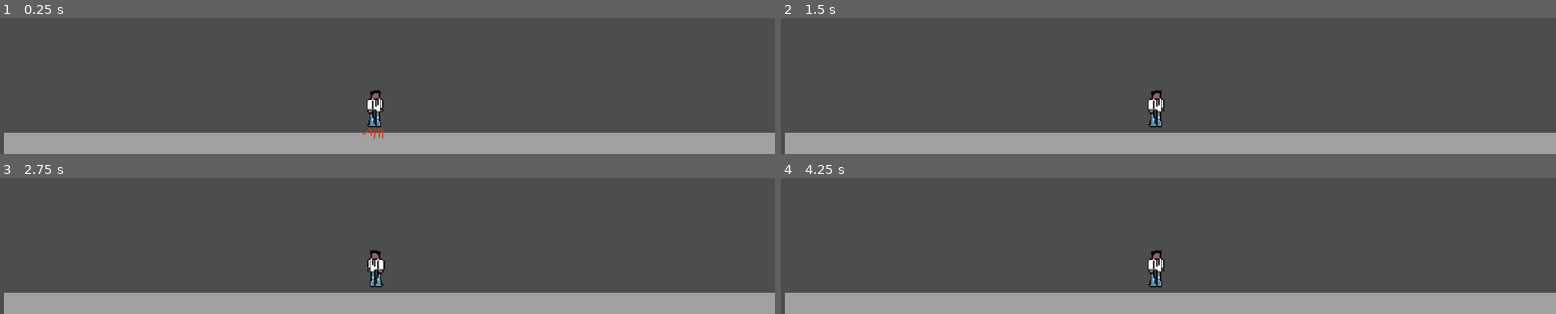
Above: before the commit, frames 1-4 (two rows, left to right).
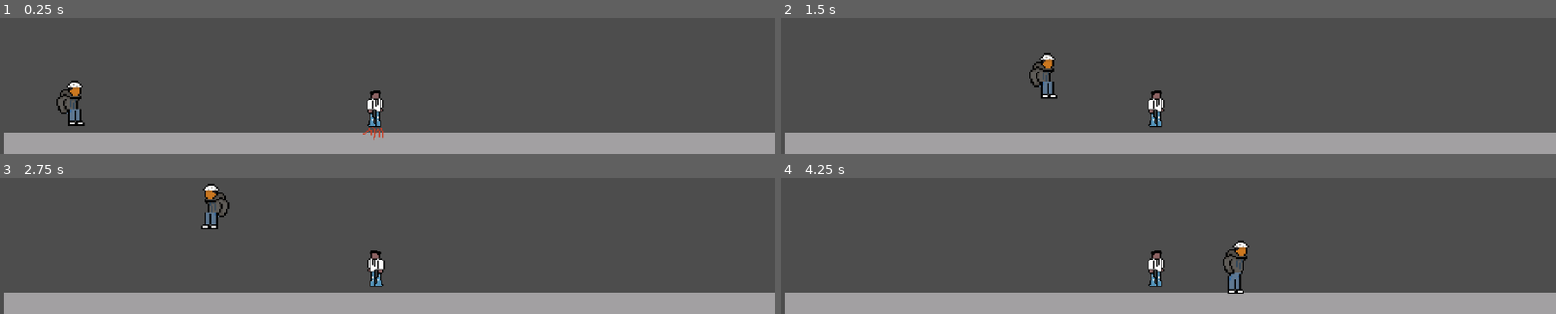
Above: after the commit, the same moments.

Repository: Nivedh-scammer/Western-Smash-College
Game: Godot game, scene res://scene/game.tscn
Two runs of this game, one before a commit and one after it. Both use one fixed random seed, a clock stepped at 60 frames per second and the inputs below.
Inputs:
- Up to frame 1 (0.25 s): no input
- Up to frame 2 (1.5 s): tap Enter (ui_accept) at 0.5 s; hold D (Right P1) from 0.53 s (still down); tap Q (Stun P1) at 0.6 s; tap W (Jump P1) at 0.77, 0.8, 1.07, 1.35 s
- Up to frame 3 (2.75 s): tap W (Jump P1) at 1.52, 1.82, 2.3 s; tap Q (Stun P1) at 1.55 s; release D (Right P1) at 2.03 s; hold A (Left P1) from 2.03 s (still down); tap J (Left P2) at 2.1 s
- Up to frame 4 (4.25 s): release A (Left P1) at 2.78 s; hold D (Right P1) from 2.78 s (still down); tap E (Punch P1) at 2.85 s; tap W (Jump P1) at 3.02, 3.32, 3.77, 3.8, 4.07 s; tap Q (Stun P1) at 3.05 s; tap L (Right P2) at 3.6 s

The runs differ from the first frame. In frame 1, 0.5% of the frame differs, in the area x 7-12%, y 46-80%; in frame 2, 0.5%; in frame 3, 0.6%; in frame 4, 0.6%, in the area x 47-61%, y 46-86%.

Commit message:
Bug fixes with the character models CODE

Diff:
--- a/scene/nivedh.gd
+++ b/scene/nivedh.gd
@@ -8,7 +8,6 @@
 var current_health: int = 100
 
 # Action state flags
-var is_stunned: bool = false
 var is_shooting: bool = false
 
 # Damage value for shooting
@@ -28,12 +27,6 @@
 	# Add gravity
 	if not is_on_floor():
 		velocity += get_gravity() * delta
-
-	# Handle stun state
-	if is_stunned:
-		velocity.x = move_toward(velocity.x, 0, SPEED)
-		move_and_slide()
-		return
 
 	# Handle Shoot ("Shoot P2")
 	if Input.is_action_just_pressed("Shoot P2") and not is_shooting:
@@ -87,18 +80,6 @@
 		if shoot_hitbox:
 			shoot_hitbox.disabled = true
 
-func apply_stun(duration: float = 3.0) -> void:
-	if is_stunned:
-		return
-
-	is_stunned = true
-	sprite.modulate = Color(0.6, 0.6, 1.0, 1.0)
-
-	await get_tree().create_timer(duration).timeout
-
-	is_stunned = false
-	sprite.modulate = Color(1.0, 1.0, 1.0, 1.0)
-
 func take_damage(amount: int) -> void:
 	current_health -= amount
 	current_health = max(0, current_health)
--- a/scene/nivedh.tscn
+++ b/scene/nivedh.tscn
@@ -114,7 +114,7 @@
 position = Vector2(5, 2)
 scale = Vector2(0.703125, 0.703125)
 sprite_frames = SubResource("SpriteFrames_v4r3d")
-animation = &"idle"
+animation = &"walk"
 
 [node name="CollisionShape2D" type="CollisionShape2D" parent="Nivedh"]
 position = Vector2(1, 1)
--- a/scene/sam.gd
+++ b/scene/sam.gd
@@ -8,15 +8,11 @@
 var current_health: int = 150
 var punch_damage: int = 30
 
+var is_punching: bool = false
+
 @onready var sprite: AnimatedSprite2D = $AnimatedSprite2D
 @onready var hitbox: Area2D = $Hitbox
 @onready var punch_hitbox: CollisionShape2D = $Hitbox/Punch
-@onready var stun_hitbox_1: CollisionShape2D = $Hitbox/Stun1
-@onready var stun_hitbox_2: CollisionShape2D = $Hitbox/Stun2
-
-# Action state flags
-var is_punching: bool = false
-var is_stunning: bool = false
 
 func _ready() -> void:
 	sprite.animation_finished.connect(_on_animation_finished)
@@ -30,26 +26,22 @@
 		velocity += get_gravity() * delta
 
 	# Handle attacks when grounded/idle
-	if not is_punching and not is_stunning:
+	if not is_punching:
 		if Input.is_action_just_pressed("Punch P1"):
 			is_punching = true
 			velocity.x = 0
 			sprite.play("punch")
-		elif Input.is_action_just_pressed("Stun P1"):
-			is_stunning = true
-			velocity.x = 0
-			sprite.play("stun")
 
 	# Handle jump
 	if Input.is_action_just_pressed("Jump P1") and is_on_floor():
 		velocity.y = JUMP_VELOCITY
-		if not is_punching and not is_stunning:
+		if not is_punching:
 			sprite.play("jump")
 
 	# Movement logic
 	var direction := Input.get_axis("Left P1", "Right P1")
 
-	if not is_punching and not is_stunning:
+	if not is_punching:
 		if direction != 0:
 			velocity.x = direction * SPEED
 			sprite.flip_h = direction < 0
@@ -74,23 +66,14 @@
 		else:
 			sprite.play("Idle")
 	else:
-		if sprite.animation != "jump" and not is_punching and not is_stunning:
+		if sprite.animation != "jump" and not is_punching:
 			sprite.play("jump")
 
 func manage_hitboxes() -> void:
-
 	if sprite.animation == "punch" and sprite.frame == 2:
 		if punch_hitbox: punch_hitbox.disabled = false
 	else:
 		if punch_hitbox: punch_hitbox.disabled = true
-
-
-	if sprite.animation == "stun" and sprite.frame >= 2:
-		if stun_hitbox_1: stun_hitbox_1.disabled = false
-		if stun_hitbox_2: stun_hitbox_2.disabled = false
-	else:
-		if stun_hitbox_1: stun_hitbox_1.disabled = true
-		if stun_hitbox_2: stun_hitbox_2.disabled = true
 
 func take_damage(amount: int) -> void:
 	current_health = max(0, current_health - amount)
@@ -104,10 +87,6 @@
 	if sprite.animation == "punch":
 		is_punching = false
 		manage_hitboxes()
-	elif sprite.animation == "stun":
-		is_stunning = false
-		manage_hitboxes()
-
 
 func _on_hitbox_body_entered(body: Node2D) -> void:
 	if body == self:
@@ -115,5 +94,3 @@
 
 	if is_punching and body.has_method("take_damage"):
 		body.take_damage(punch_damage)
-	elif is_stunning and body.has_method("apply_stun"):
-		body.apply_stun(3.0)
--- a/scene/sam.tscn
+++ b/scene/sam.tscn
@@ -1,10 +1,10 @@
 [gd_scene load_steps=27 format=3 uid="uid://bbxr66ggbbydn"]
 
-[ext_resource type="Texture2D" uid="uid://xhvs1pdmcnax" path="res://assets/characters/characterAnimation/samWalk.png" id="1_5np2g"]
+[ext_resource type="Texture2D" uid="uid://bs4xxbkwd3j6f" path="res://assets/characters/characterAnimation/samWalk.png" id="1_5np2g"]
 [ext_resource type="Script" uid="uid://p3ngcwi1n8n4" path="res://scene/sam.gd" id="1_8d5pb"]
-[ext_resource type="Texture2D" uid="uid://cttjk6mgo6d5m" path="res://assets/characters/characterAnimation/Sam Idle.png" id="2_44c0j"]
-[ext_resource type="Texture2D" uid="uid://da6wplol4t7k5" path="res://assets/characters/characterAnimation/Sam Punch.png" id="2_cshrh"]
-[ext_resource type="Texture2D" uid="uid://dxig18fi6vrii" path="res://assets/characters/characterAnimation/Sam Jump.png" id="3_44c0j"]
+[ext_resource type="Texture2D" uid="uid://52cqjyl7msus" path="res://assets/characters/characterAnimation/samIdle.png" id="2_44c0j"]
+[ext_resource type="Texture2D" uid="uid://bh334r1h2ndfs" path="res://assets/characters/characterAnimation/samPunch.png" id="2_cshrh"]
+[ext_resource type="Texture2D" uid="uid://bw1ytshx6ible" path="res://assets/characters/characterAnimation/samJump.png" id="3_44c0j"]
 
 [sub_resource type="AtlasTexture" id="AtlasTexture_nbs6p"]
 atlas = ExtResource("2_44c0j")
@@ -169,9 +169,6 @@
 [node name="Sam" type="CharacterBody2D"]
 script = ExtResource("1_8d5pb")
 
-[node name="Camera2D" type="Camera2D" parent="."]
-zoom = Vector2(4, 4)
-
 [node name="AnimatedSprite2D" type="AnimatedSprite2D" parent="."]
 sprite_frames = SubResource("SpriteFrames_2dg6x")
 animation = &"punch"
Not shown: 1 places in scene/canteen_level.tscn that only renumber resources
